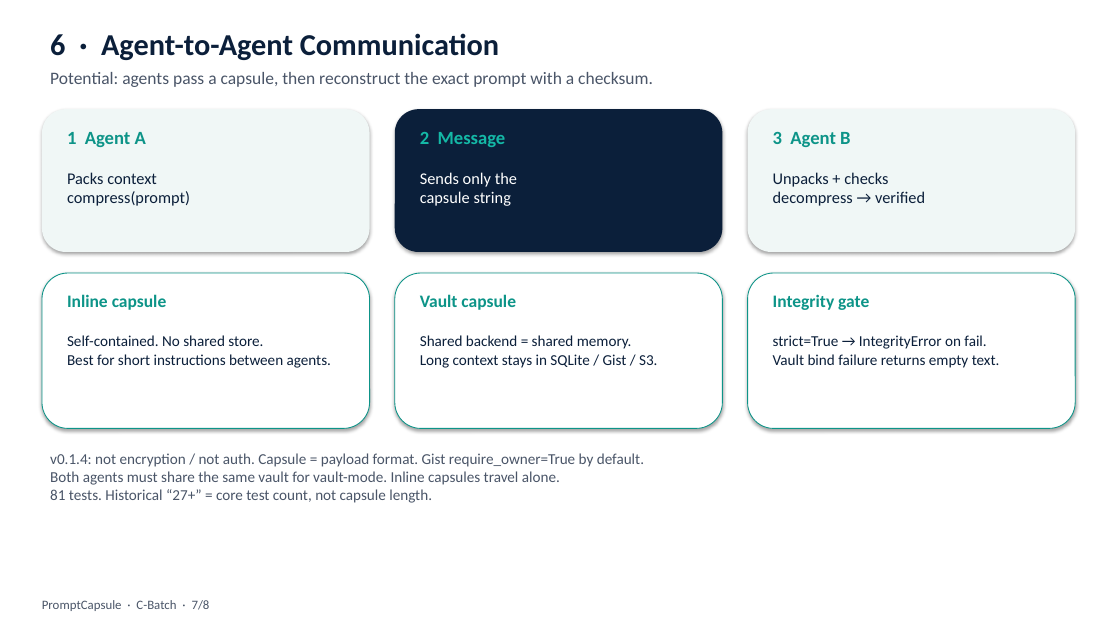
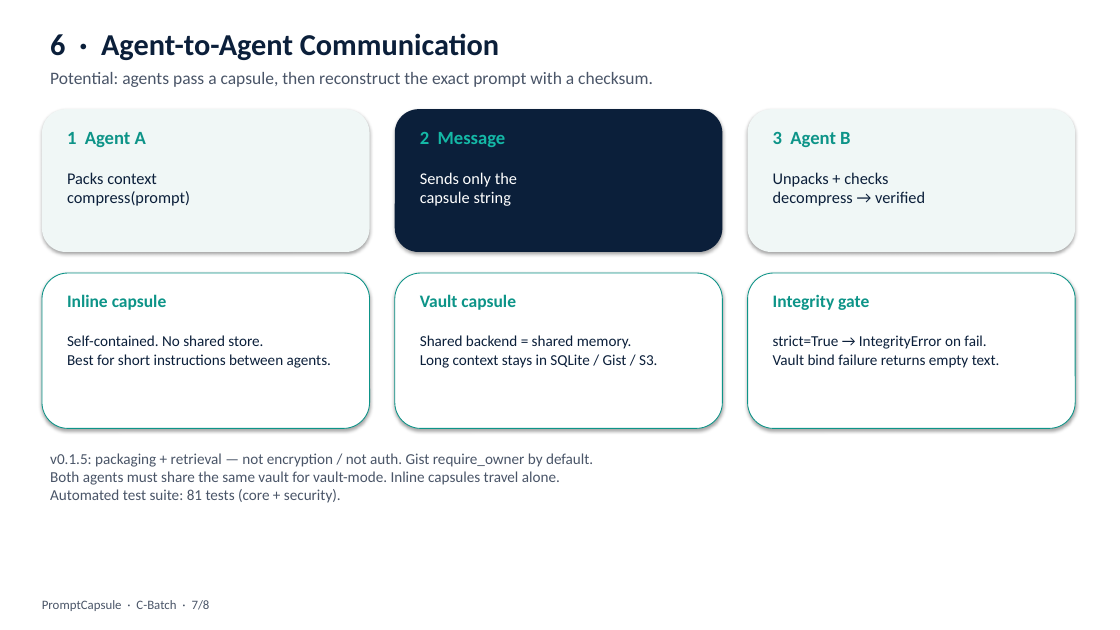
Before and after one commit to UdayaNirogi/promptcapsule, a slide deck: slide 7 of presentation/PromptCapsule_CBatch.pptx. Drawn at 1120x630 pixels with LibreOffice and Linux fonts; fonts in the diff are those of the drawing. Boxes give left, top, right and bottom in pixels: in the first picture for what was removed or moved away, otherwise in the second. Text is boxed around its words. In the diff, an @@ line names an element or a change of style, - is before the commit and + after.

```diff
--- a/presentation/PromptCapsule_CBatch.pptx
+++ b/presentation/PromptCapsule_CBatch.pptx
@@ text at (50,453,593,503): text changed @@
-v0.1.4: not encryption / not auth. Capsule = payload format. Gist require_owner=True by default.
-Both agents must share the same vault for vault-mode. Inline capsules travel alone.
-81 tests. Historical “27+” = core test count, not capsule length.
+v0.1.5: packaging + retrieval — not encryption / not auth. Gist require_owner by default.
+Both agents must share the same vault for vault-mode. Inline capsules travel alone.
+Automated test suite: 81 tests (core + security).
```
Also in this commit, not shown: 4 other slides changed, 6 other files.
